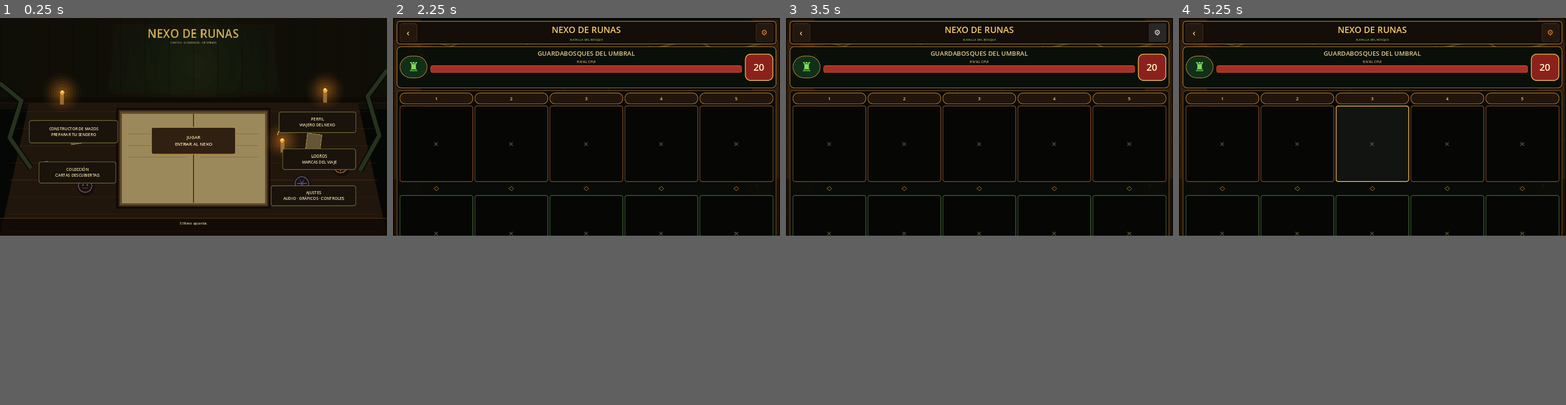
Above: before the commit, frames 1-4 (left to right).
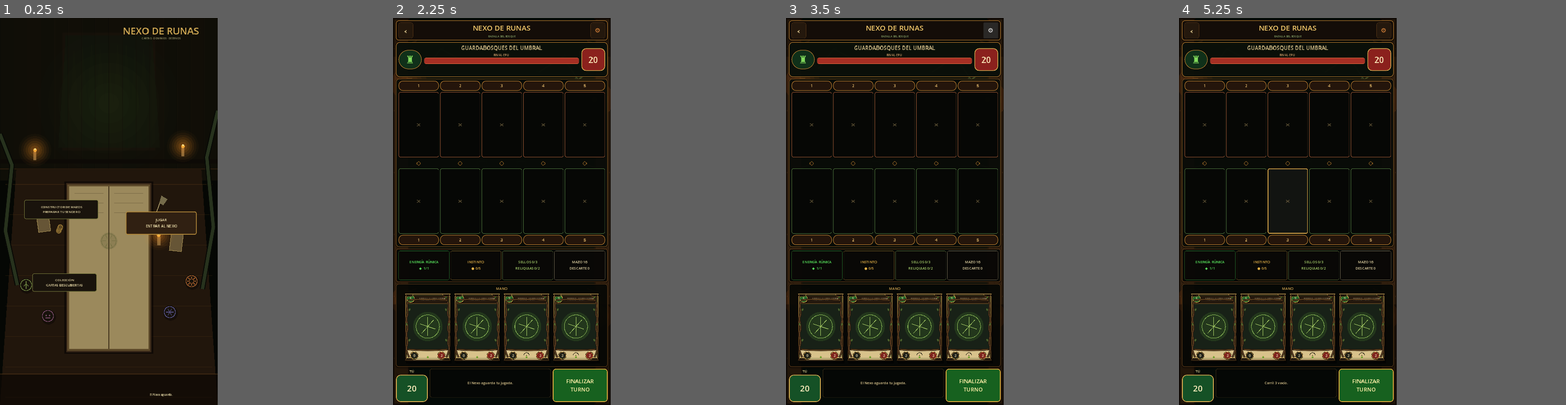
Above: after the commit, the same moments.

Repository: LoloscarPrr/Nexo-de-runas-v2
Game: Godot game, scene res://scenes/main.tscn
Two runs of this game, one before a commit and one after it. Both use one fixed random seed, a clock stepped at 60 frames per second and the inputs below.
Inputs:
- Up to frame 1 (0.25 s): no input
- Up to frame 2 (2.25 s): click "JUGAR ENTRAR AL NEXO" at 0.5 s; click "‹" at 1.25 s; click "JUGAR ENTRAR AL NEXO" at 2 s
- Up to frame 3 (3.5 s): click "⚙" at 2.75 s
- Up to frame 4 (5.25 s): click "×" at 3.5 s; click "×" at 4.25 s; click "×" at 5 s
In our replay, the window is 800x450 before the commit and 450x800 after it. These sizes can differ from the game's own. Grey fills any space a smaller window leaves; there, only what the larger window draws over its background counts as a difference.

The runs differ from the first frame. In frame 1, 24% of the frame differs, in the area x 0-100%, y 2-98%; in frame 2, 24%; in frame 3, 24%, in the area x 0-100%, y 0-100%; in frame 4, 24%.

Commit message:
Presentation: fijar viewport vertical canónico 864x1536

Diff:
--- a/project.godot
+++ b/project.godot
@@ -8,13 +8,13 @@
 config/features=PackedStringArray("4.3", "GL Compatibility")
 
 [display]
-window/size/viewport_width=1280
-window/size/viewport_height=720
-window/size/window_width_override=1280
-window/size/window_height_override=720
+window/size/viewport_width=864
+window/size/viewport_height=1536
+window/size/window_width_override=864
+window/size/window_height_override=1536
 window/stretch/mode="canvas_items"
 window/stretch/aspect="expand"
-window/handheld/orientation=0
+window/handheld/orientation=1
 
 [rendering]
 renderer/rendering_method="gl_compatibility"
